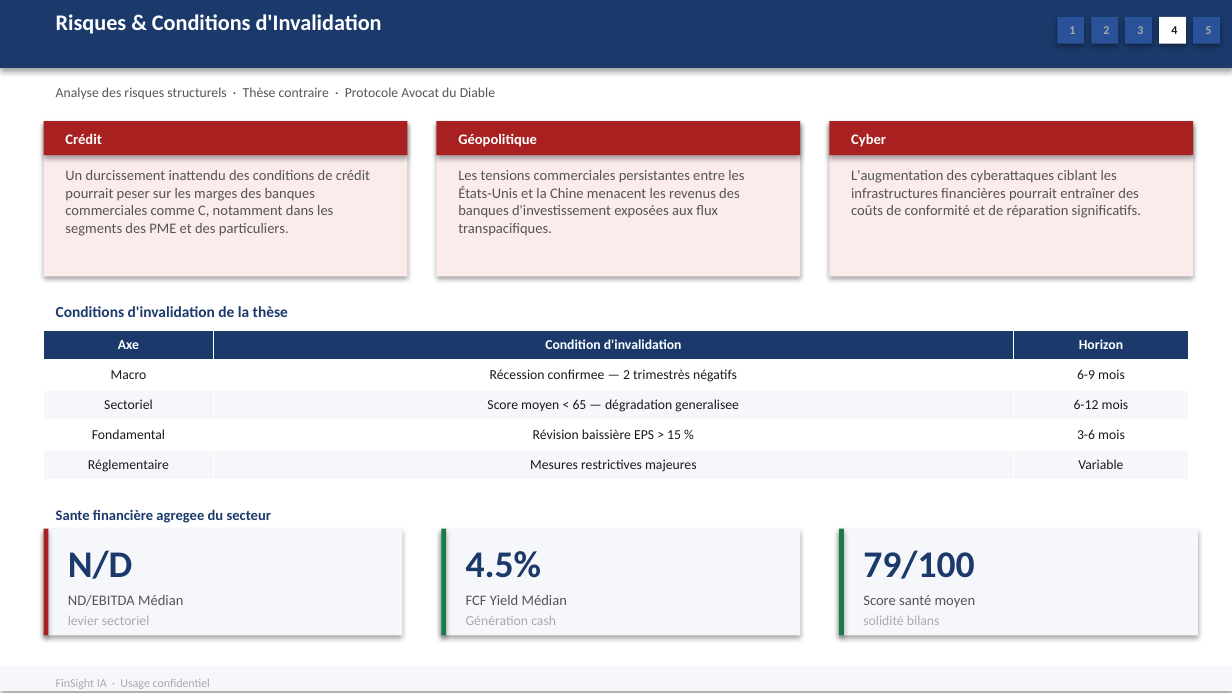
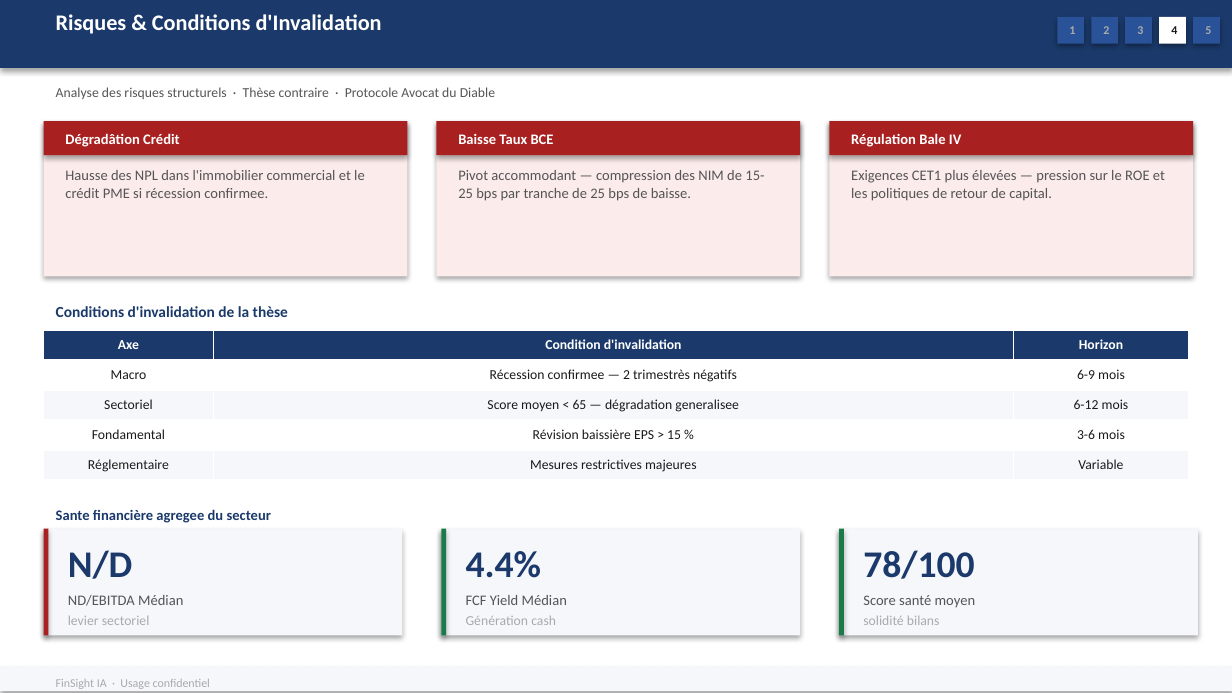
Before and after one commit to baptistejeh07-art/finsight-ia, a slide deck: slide 18 of preview/secteur_Financial_Services_S&P_500/secteur_Financial_Services_S&P_500.pptx. Drawn at 1232x693 pixels with LibreOffice and Linux fonts; fonts in the diff are those of the drawing. Boxes give left, top, right and bottom in pixels: in the first picture for what was removed or moved away, otherwise in the second. Text is boxed around its words. In the diff, an @@ line names an element or a change of style, - is before the commit and + after.

```diff
--- a/preview/secteur_Financial_Services_S&P_500/secteur_Financial_Services_S&P_500.pptx
+++ b/preview/secteur_Financial_Services_S&P_500/secteur_Financial_Services_S&P_500.pptx
@@ text at box(65, 133, 179, 147): text changed @@
-Crédit
+Dégradâtion Crédit
@@ text at box(458, 134, 554, 144): text changed @@
-Géopolitique
+Baisse Taux BCE
@@ text at box(851, 133, 961, 147): text changed @@
-Cyber
+Régulation Bale IV
@@ text at box(65, 170, 365, 198): text changed @@
-Un durcissement inattendu des conditions de crédit pourrait peser sur les marges des banques commerciales comme C, notamment dans les segments des PME et des particuliers.
+Hausse des NPL dans l'immobilier commercial et le crédit PME si récession confirmee.
@@ text at box(458, 170, 764, 201): text changed @@
-Les tensions commerciales persistantes entre les États-Unis et la Chine menacent les revenus des banques d'investissement exposées aux flux transpacifiques.
+Pivot accommodant — compression des NIM de 15-25 bps par tranche de 25 bps de baisse.
@@ text at box(851, 170, 1165, 201): text changed @@
-L'augmentation des cyberattaques ciblant les infrastructures financières pourrait entraîner des coûts de conformité et de réparation significatifs.
+Exigences CET1 plus élevées — pression sur le ROE et les politiques de retour de capital.
@@ text at box(466, 551, 542, 578): text changed @@
-4.5%
+4.4%
@@ text at box(863, 550, 974, 579): text changed @@
-79/100
+78/100
```
Also in this commit, not shown: 15 other slides changed, 2 other files.
